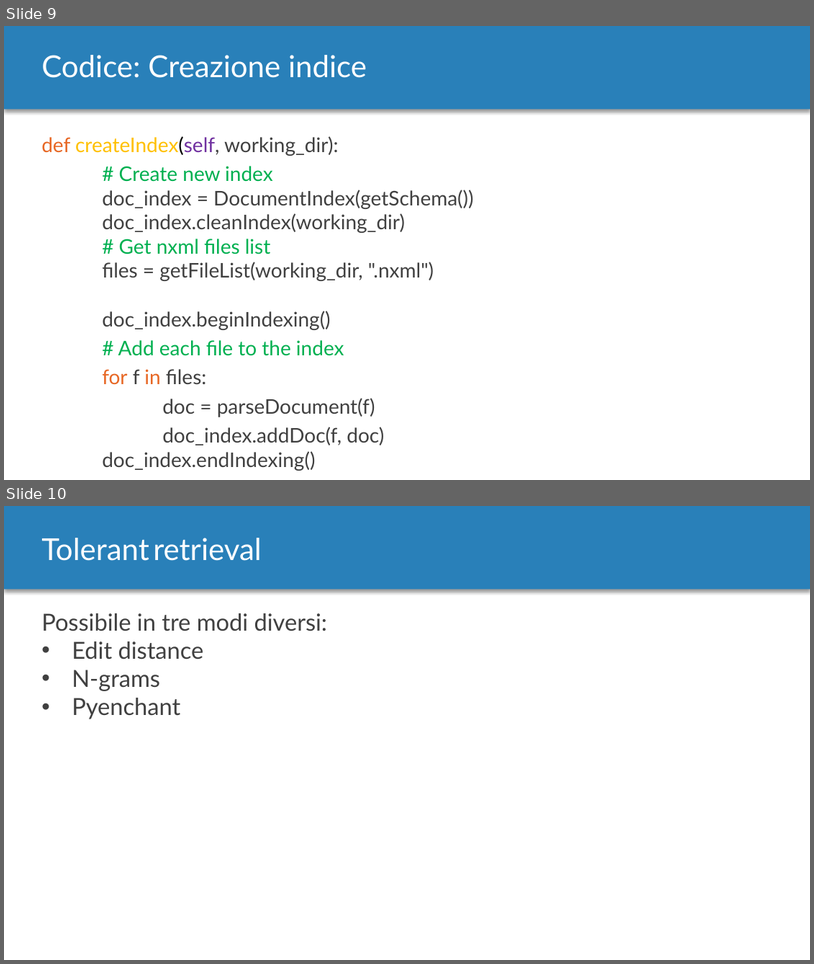
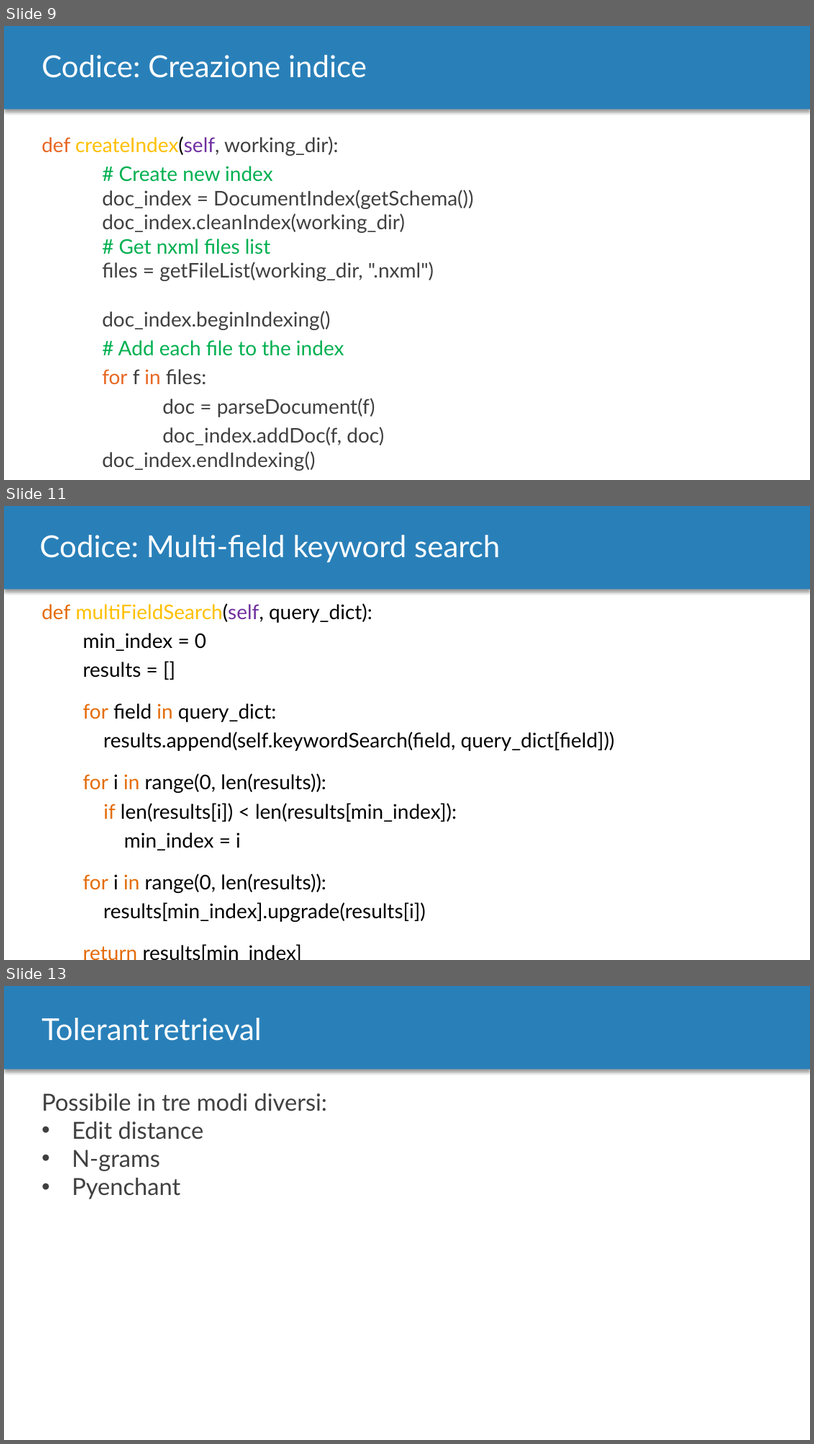
Before and after one commit to MurgoloMichele/GAvI, a slide deck: doc/Progetto.pptx. Shown one above the other, each under a label of ours: slides 9 and 10 before the commit, slides 9, 11 and 13 after it; the slides between them are not shown. The pictures are 814x964 and 814x1444 pixels, drawn with LibreOffice and Linux fonts; fonts in the diff are those of the drawing. Boxes give left, top, right and bottom in pixels: in the first picture for what was removed or moved away, otherwise in the second. Text is boxed around its words. In the diff, an @@ line names an element or a change of style, - is before the commit and + after.

```diff
--- a/doc/Progetto.pptx
+++ b/doc/Progetto.pptx
@@ slide 11 added at [4,506,810,960], background #FFFFFF; not listed: 1 template element that a slide beside it also shows @@
@@ title added at [40,535,500,563], 36 pt, text #FFFFFF @@
+Codice: Multi-field keyword search
@@ text added at [41,603,615,921], 24 pt, text #000000 @@
+def multiFieldSearch(self, query_dict):
+min_index = 0
+results = []
+for field in query_dict:
+results.append(self.keywordSearch(field, query_dict[field]))
+for i in range(0, len(results)):
+if len(results[i]) < len(results[min_index]):
+min_index = i
+for i in range(0, len(results)):
+results[min_index].upgrade(results[i])
+return results[min_index]
@@ what was slide 10 is now slide 13 @@
```
Also in this commit, not shown: 2 slides changed, 2 other slides added, 1 other file.
